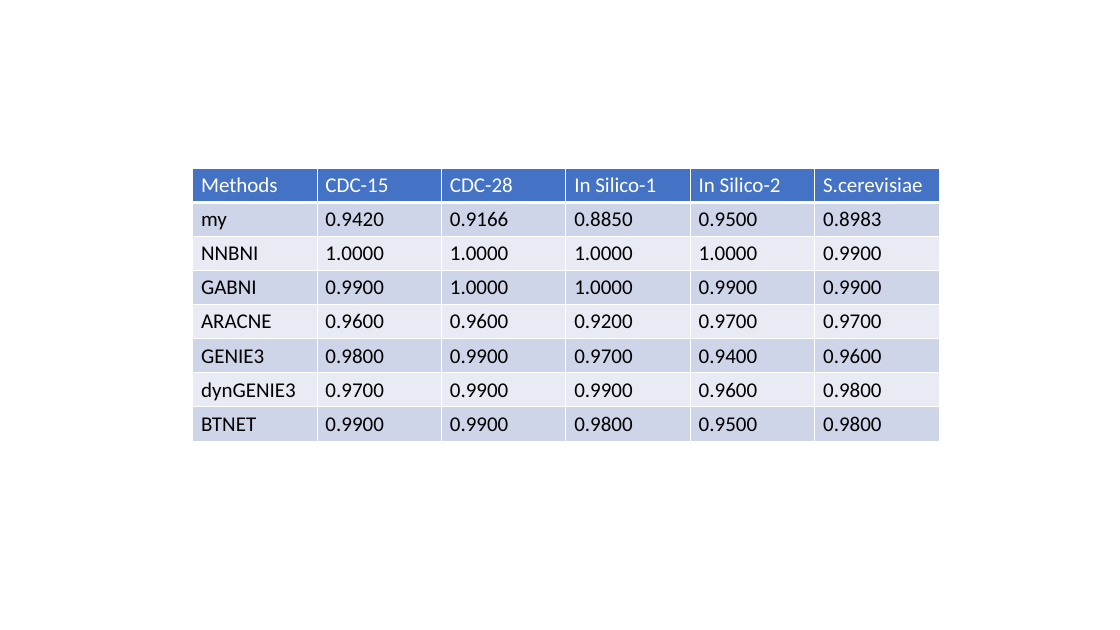
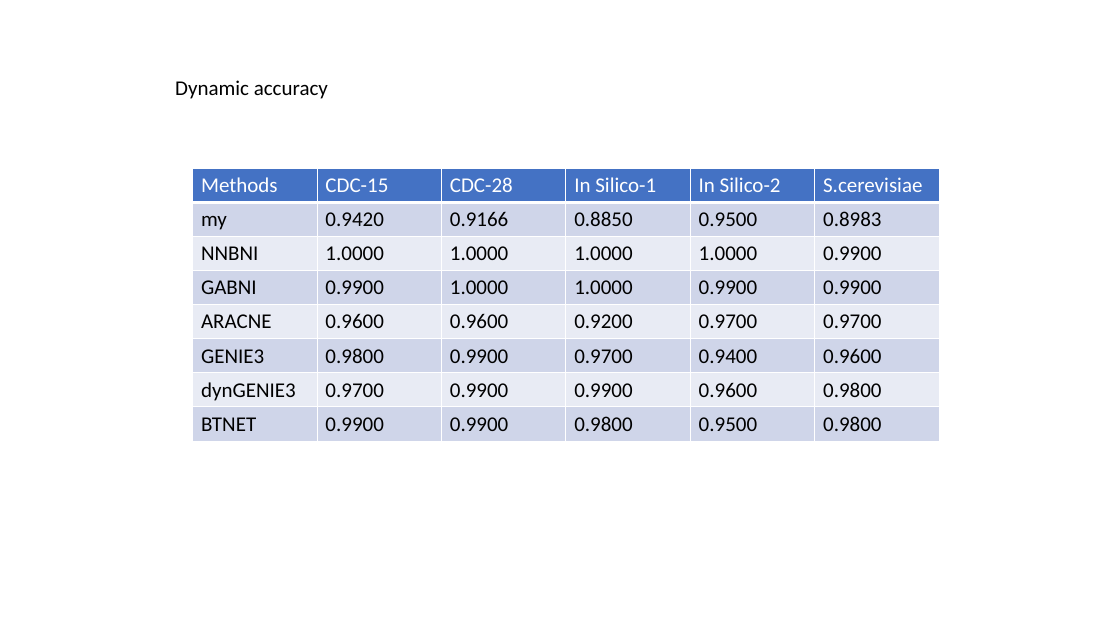
Before and after one commit to oatoul/learn-julia, a slide deck: slide 5 of experiments/CGP.pptx. Drawn at 1120x630 pixels with LibreOffice and Linux fonts; fonts in the diff are those of the drawing. Boxes give left, top, right and bottom in pixels: in the first picture for what was removed or moved away, otherwise in the second. Text is boxed around its words. In the diff, an @@ line names an element or a change of style, - is before the commit and + after.

```diff
--- a/experiments/CGP.pptx
+++ b/experiments/CGP.pptx
@@ text added at bbox=[175, 80, 328, 99], 18 pt, text #000000 @@
+Dynamic accuracy
```
Also in this commit, not shown: 1 other slide changed, 3 slides added, 6 other files.
